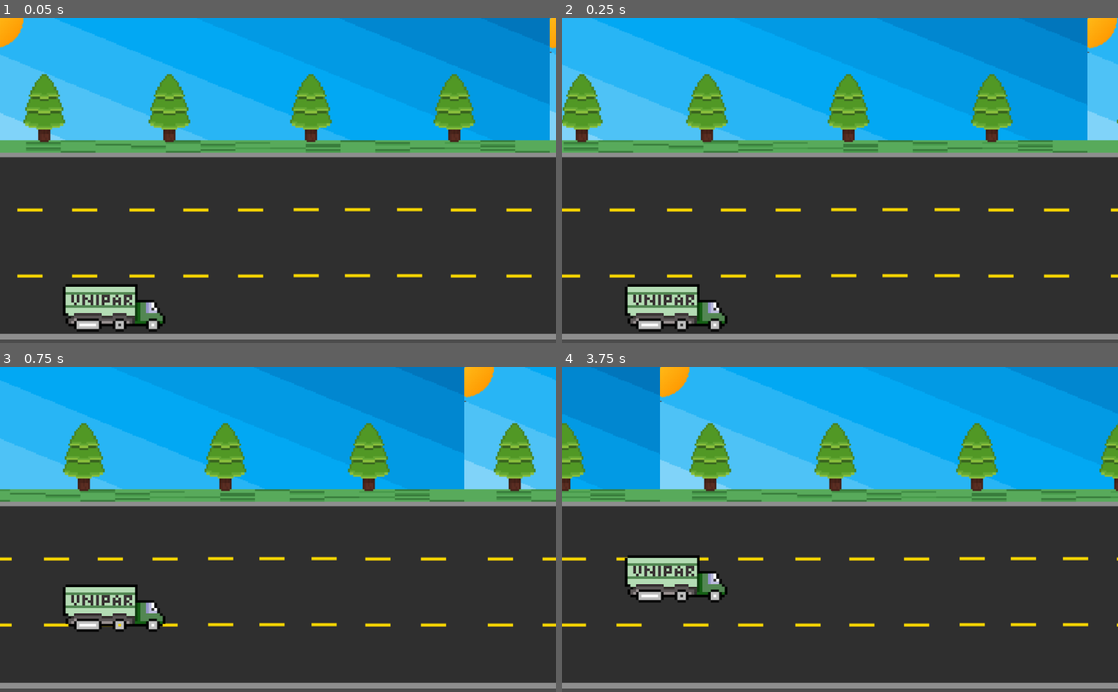
Above: before the commit, frames 1-4 (two rows, left to right).
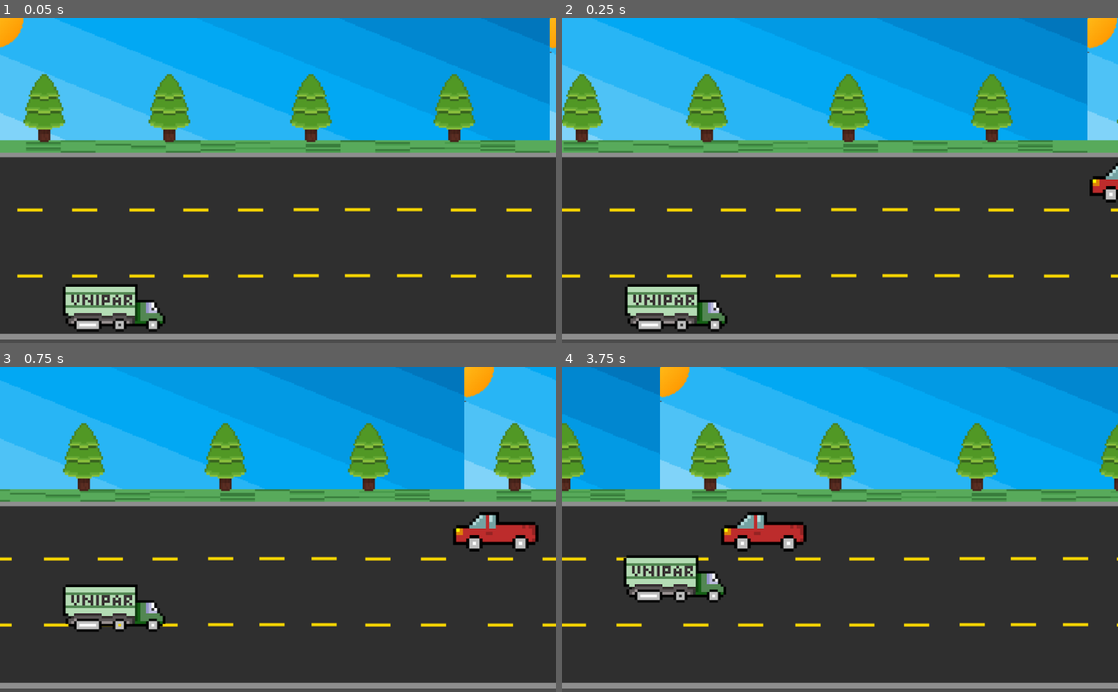
Above: after the commit, the same moments.

Repository: 2023M1T6-Inteli/grupo1
Game: Godot game, scene res://game_scene/NodeRoad.tscn
Two runs of this game, one before a commit and one after it. Both use one fixed random seed, a clock stepped at 60 frames per second and the inputs below.
Inputs:
- Up to frame 1 (0.05 s): no input
- Up to frame 2 (0.25 s): no input
- Up to frame 3 (0.75 s): hold Up (ui_up) from 0.53 s (still down)
- Up to frame 4 (3.75 s): release Up (ui_up) at 1.28 s; hold Down (ui_down) 1.28-2.03 s; hold Up (ui_up) 2.03-3.53 s; hold Down (ui_down) from 3.53 s (still down)

Frame 1 is identical in both runs. In frame 2, 0.4% of the frame differs, in the area x 94-100%, y 44-57%; in frame 3, 1.2%; in frame 4, 1.8%, in the area x 11-44%, y 44-73%.

Commit message:
create red car

Diff:
--- /dev/null
+++ b/src/JACQUIS/game_scene/Car.gd
@@ -0,0 +1,18 @@
+extends KinematicBody2D
+
+
+var moving = true
+const ROW_XVALS = { 0: 302, 1: 411, 3: 527}
+# We add 12% to the sprite_speed so it doesn't seem like it's stuck to the background
+var sprite_speed = 225.0 * 1.22
+
+# Called every frame. 'delta' is the elapsed time since the previous frame.
+func _process(delta):
+	if sprite_speed <= 750 and OS.get_ticks_msec() > 10000:
+		sprite_speed += int(floor((OS.get_ticks_msec() - 10000) / 5000.0))
+
+func _physics_process(delta):
+	if (moving):
+		var dislocation = Vector2(-sprite_speed, 0)
+		move_and_slide(dislocation)
+		print(position.x)
--- a/src/JACQUIS/game_scene/NodeRoad.tscn
+++ b/src/JACQUIS/game_scene/NodeRoad.tscn
@@ -1,9 +1,11 @@
-[gd_scene load_steps=9 format=2]
+[gd_scene load_steps=13 format=2]
 
 [ext_resource path="res://game_scene/ParallaxBackground.gd" type="Script" id=1]
 [ext_resource path="res://assets/truck.png" type="Texture" id=2]
 [ext_resource path="res://game_scene/sprites/Truck.gd" type="Script" id=3]
 [ext_resource path="res://assets/backgroundRoad.png" type="Texture" id=4]
+[ext_resource path="res://game_scene/Car.gd" type="Script" id=5]
+[ext_resource path="res://assets/car.png" type="Texture" id=6]
 
 [sub_resource type="GDScript" id=3]
 script/source = "extends Node2D
@@ -66,8 +68,14 @@
 [sub_resource type="RectangleShape2D" id=4]
 extents = Vector2( 513.75, 6.125 )
 
+[sub_resource type="RectangleShape2D" id=6]
+extents = Vector2( 3.5, 303.5 )
+
 [sub_resource type="RectangleShape2D" id=2]
 extents = Vector2( 91.75, 41.5 )
+
+[sub_resource type="RectangleShape2D" id=5]
+extents = Vector2( 80.5, 37 )
 
 [node name="NodeRoad" type="Node2D"]
 position = Vector2( 5, 3 )
@@ -89,13 +97,17 @@
 [node name="StaticBody2D" type="StaticBody2D" parent="."]
 position = Vector2( 3, -5 )
 
-[node name="UpCollision" type="CollisionShape2D" parent="StaticBody2D"]
+[node name="TopCollision" type="CollisionShape2D" parent="StaticBody2D"]
 position = Vector2( 504, 134 )
 shape = SubResource( 1 )
 
-[node name="CollisionShape2D" type="CollisionShape2D" parent="StaticBody2D"]
+[node name="BottomCollision" type="CollisionShape2D" parent="StaticBody2D"]
 position = Vector2( 510, 590.125 )
 shape = SubResource( 4 )
+
+[node name="LeftCollision" type="CollisionShape2D" parent="StaticBody2D"]
+position = Vector2( -6.5, 293.5 )
+shape = SubResource( 6 )
 
 [node name="Truck" type="KinematicBody2D" parent="."]
 position = Vector2( 64, 442 )
@@ -109,3 +121,14 @@
 [node name="CollisionShape2D" type="CollisionShape2D" parent="Truck"]
 position = Vector2( 139.25, 93.5 )
 shape = SubResource( 2 )
+
+[node name="Car" type="KinematicBody2D" parent="."]
+script = ExtResource( 5 )
+
+[node name="Car" type="Sprite" parent="Car"]
+position = Vector2( 1114, 301 )
+texture = ExtResource( 6 )
+
+[node name="CarCollisionShape" type="CollisionShape2D" parent="Car"]
+position = Vector2( 1116, 301 )
+shape = SubResource( 5 )
Binary file added: src/JACQUIS/assets/car.png
Not shown, added: src/JACQUIS/assets/car.png.import
Binary file added: src/JACQUIS/assets/hole.png
Not shown, added: src/JACQUIS/assets/hole.png.import
Binary file added: src/JACQUIS/assets/puddle.png
Not shown, added: src/JACQUIS/assets/puddle.png.import
